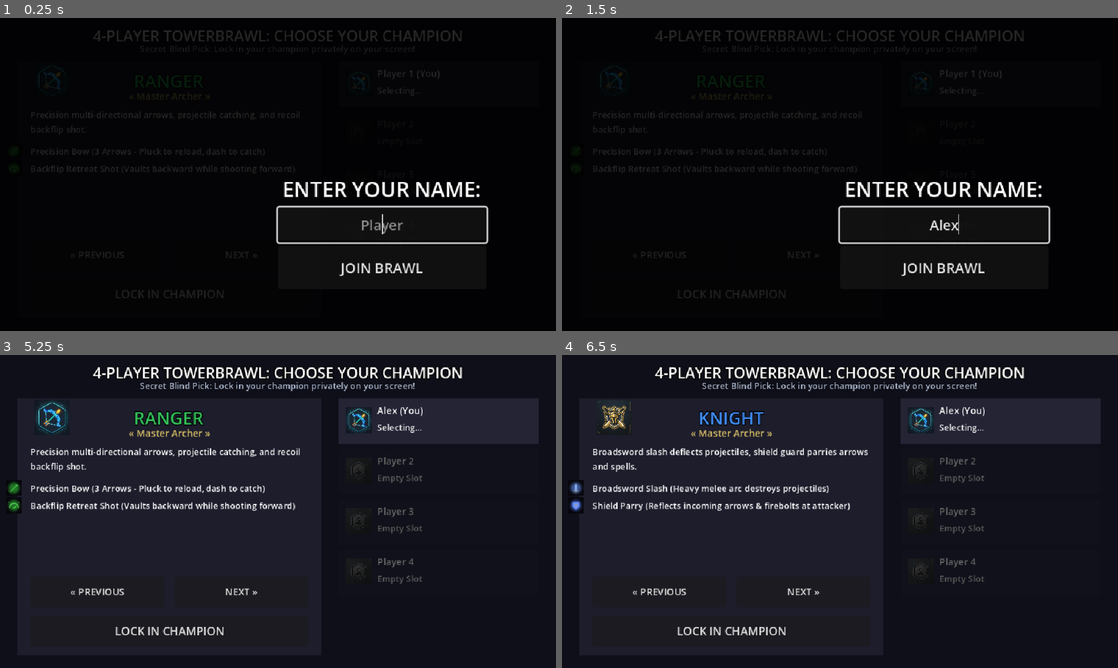
Above: before the commit, frames 1-4 (two rows, left to right).
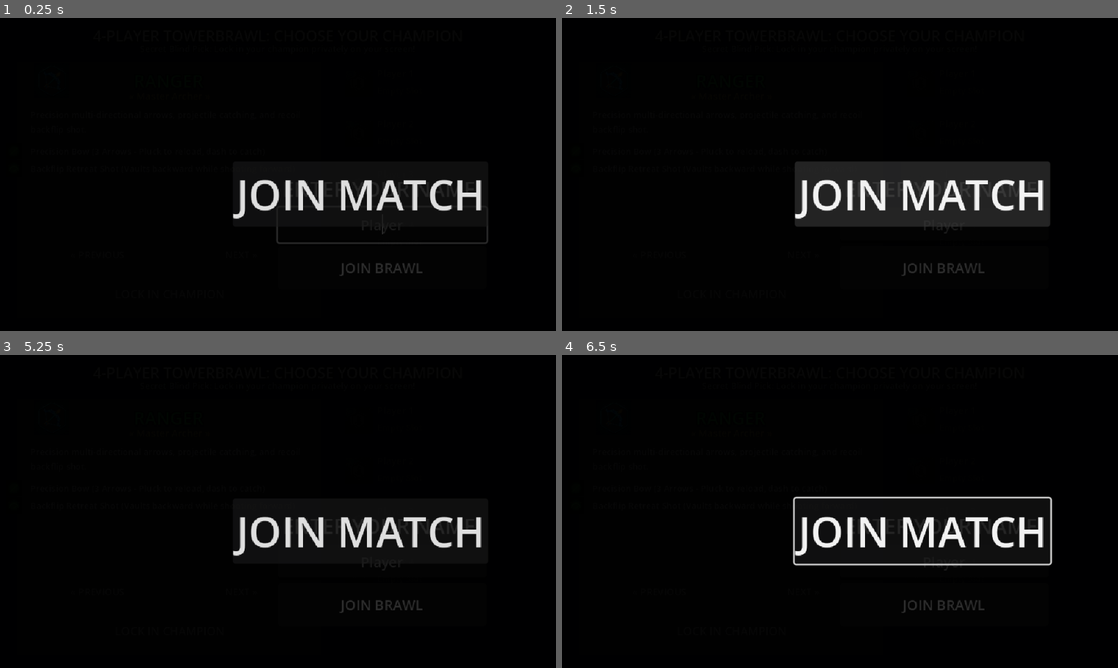
Above: after the commit, the same moments.

Repository: nemr118/tower_brawl
Game: Godot game, scene res://scenes/character_select.tscn
Two runs of this game, one before a commit and one after it. Both use one fixed random seed, a clock stepped at 60 frames per second and the inputs below.
Inputs (mouse positions are in pixels of both pictures, inside the frame that each line leads up to):
- Up to frame 1 (0.25 s): no input
- Up to frame 2 (1.5 s): click (945, 224) at 0.52 s; type "Alex" at 0.6 s; click (923, 193) at 1.25 s, where only the run after the commit has a clickable "JOIN MATCH"
- Up to frame 3 (5.25 s): click "NEXT »" at 2 s; click "NEXT »" at 2.75 s; click "« PREVIOUS" at 3.5 s; click "LOCK IN CHAMPION" at 4.25 s; click "JOIN BRAWL" at 5 s
- Up to frame 4 (6.5 s): move the mouse to (962, 495) at 5.77 s; hold Right (ui_right) from 5.78 s (still down); tap R at 5.85 s; click (962, 495) at 5.92 s

The runs differ from the first frame. In frame 1, 4.6% of the frame differs, in the area x 2-88%, y 4-90%; in frame 2, 8.9%; in frame 3, 62%; in frame 4, 62%, in the area x 1-97%, y 3-96%.

Commit message:
Implemented opt-in Spectator Mode with Join Match button

Diff:
--- a/scripts/character_select.gd
+++ b/scripts/character_select.gd
@@ -134,6 +134,24 @@
 	add_child(force_start_btn)
 	force_start_btn.connect("pressed", Callable(self, "_on_force_start_pressed"))
 
+	# Spectator Join Overlay
+	var join_overlay = ColorRect.new()
+	join_overlay.name = "JoinOverlay"
+	join_overlay.color = Color(0, 0, 0, 0.8)
+	join_overlay.set_anchors_and_offsets_preset(Control.PRESET_FULL_RECT)
+	join_overlay.z_index = 100
+	add_child(join_overlay)
+
+	var join_btn = Button.new()
+	join_btn.text = "JOIN MATCH"
+	join_btn.add_theme_font_size_override("font_size", 48)
+	join_btn.set_anchors_and_offsets_preset(Control.PRESET_CENTER)
+	join_btn.connect("pressed", Callable(self, "_on_join_pressed"))
+	join_overlay.add_child(join_btn)
+
+	if Global.my_player_id > 0:
+		join_overlay.visible = false
+
 func _on_connected_to_server(p_id: int):
 	local_player_id = p_id
 	print("🎯 Local player assigned to Slot P", local_player_id)
@@ -145,7 +163,7 @@
 	active_player_ids.clear()
 	for x in active_list:
 		active_player_ids.append(int(x))
-	if not active_player_ids.has(local_player_id):
+	if local_player_id > 0 and not active_player_ids.has(local_player_id):
 		active_player_ids.append(local_player_id)
 
 	_sync_global_configs()
@@ -157,7 +175,7 @@
 	active_player_ids.clear()
 	for x in active_list:
 		active_player_ids.append(int(x))
-	if not active_player_ids.has(local_player_id):
+	if local_player_id > 0 and not active_player_ids.has(local_player_id):
 		active_player_ids.append(local_player_id)
 
 	if p_id in locked_players:
@@ -422,3 +440,16 @@
 	Global._save_player_name(n)
 	Global.send_net_data({"type": "set_name", "name": n})
 	_update_roster()
+
+func _on_join_pressed():
+	var saved_id = Global._load_saved_player_id()
+	Global.send_net_data({"type": "request_join", "reclaim_id": saved_id})
+
+func _process(delta):
+	var overlay = get_node_or_null("JoinOverlay")
+	if overlay and overlay.visible and Global.my_player_id > 0:
+		overlay.visible = false
+		local_player_id = Global.my_player_id
+		if local_player_id > 0 and not active_player_ids.has(local_player_id):
+			active_player_ids.append(local_player_id)
+		_update_roster()
--- a/scripts/global.gd
+++ b/scripts/global.gd
@@ -109,7 +109,7 @@
 var ws: WebSocketPeer = WebSocketPeer.new()
 var is_connected: bool = false
 var is_connecting: bool = false   # guard: never open two sockets at once
-var my_player_id: int = 1
+var my_player_id: int = 0
 var server_url: String = ""
 var active_players: Array[int] = []
 var locked_opponents: Dictionary = {}
@@ -202,10 +202,7 @@
 			is_connecting = false
 			print("✅ [Global] Connected!")
 			# Send hello immediately — server uses reclaim_id to restore our slot
-			var saved_id = _load_saved_player_id()
-			if my_player_name == "":
-				my_player_name = _load_saved_player_name()
-			send_net_data({"type": "hello", "reclaim_id": saved_id, "name": my_player_name})
+			# Handshake done. Server will send spectator_state.
 
 		while ws.get_available_packet_count() > 0:
 			var pkt = ws.get_packet()
@@ -240,7 +237,9 @@
 	if type == "force_start":
 		emit_signal("net_force_start")
 
-	if type in ["assign_id", "player_joined", "player_left", "name_update"]:
+	if type in ["assign_id", "player_joined", "player_left", "name_update", "spectator_state"]:
+		if data.has("active_players"):
+			active_players = data.get("active_players", [])
 		if data.has("player_names"):
 			player_names.clear()
 			var p_names = data.get("player_names", {})
--- /dev/null
+++ b/scripts/upgrade_ui.gd
@@ -0,0 +1,51 @@
+extends SceneTree
+
+func _init():
+	var scene = load("res://scenes/character_select.tscn")
+	var root = scene.instantiate()
+
+	# 1. Update the Main Showcase
+	var showcase = root.get_node("UI/MainContainer/ShowcasePanel/VBox")
+	var name_lbl = showcase.get_node("NameLabel")
+
+	# Add a TextureRect next to the NameLabel, or wrap them in an HBoxContainer
+	var hbox = HBoxContainer.new()
+	hbox.name = "TitleHBox"
+	hbox.alignment = BoxContainer.ALIGNMENT_CENTER
+	showcase.add_child(hbox)
+	showcase.move_child(hbox, name_lbl.get_index())
+
+	showcase.remove_child(name_lbl)
+
+	var class_icon = TextureRect.new()
+	class_icon.name = "ClassIcon"
+	class_icon.custom_minimum_size = Vector2(48, 48)
+	class_icon.expand_mode = TextureRect.EXPAND_IGNORE_SIZE
+	class_icon.stretch_mode = TextureRect.STRETCH_KEEP_ASPECT_CENTERED
+	hbox.add_child(class_icon)
+	hbox.add_child(name_lbl)
+
+	# 2. Update the Player Cards
+	var roster = root.get_node("UI/MainContainer/RosterPanel/VBox")
+	for i in range(1, 5):
+		var card = roster.get_node("PlayerCard" + str(i))
+		if card:
+			var icon_lbl = card.get_node("Icon")
+			var tex_rect = TextureRect.new()
+			tex_rect.name = "IconRect"
+			tex_rect.custom_minimum_size = Vector2(32, 32)
+			tex_rect.expand_mode = TextureRect.EXPAND_IGNORE_SIZE
+			tex_rect.stretch_mode = TextureRect.STRETCH_KEEP_ASPECT_CENTERED
+
+			var parent = icon_lbl.get_parent()
+			parent.add_child(tex_rect)
+			parent.move_child(tex_rect, icon_lbl.get_index())
+			parent.remove_child(icon_lbl)
+			icon_lbl.free()
+
+	# Pack and save
+	var packed = PackedScene.new()
+	packed.pack(root)
+	ResourceSaver.save(packed, "res://scenes/character_select.tscn")
+	print("Scene updated successfully!")
+	quit()
--- /dev/null
+++ b/test_headers.gd
@@ -0,0 +1,8 @@
+extends SceneTree
+func _init():
+    var ws = WebSocketPeer.new()
+    if "handshake_headers" in ws:
+        print("YES_HEADERS")
+    else:
+        print("NO_HEADERS")
+    quit()
Not shown, added: NotoColorEmoji.ttf.import
Not shown, added: assets/icons/skill_druid_1.jpg.import
Not shown, added: assets/icons/skill_druid_2.jpg.import
Not shown, added: assets/icons/skill_knight_1.jpg.import
Not shown, added: assets/icons/skill_knight_2.jpg.import
Not shown, added: assets/icons/skill_mage_1.jpg.import
Not shown, added: assets/icons/skill_mage_2.jpg.import
Not shown, added: assets/icons/skill_pyro_1.jpg.import
Not shown, added: assets/icons/skill_pyro_2.jpg.import
Not shown, added: assets/icons/skill_ranger_1.jpg.import
Not shown, added: assets/icons/skill_ranger_2.jpg.import
Not shown, added: assets/icons/skill_rogue_1.jpg.import
(and 20 more such lines)
